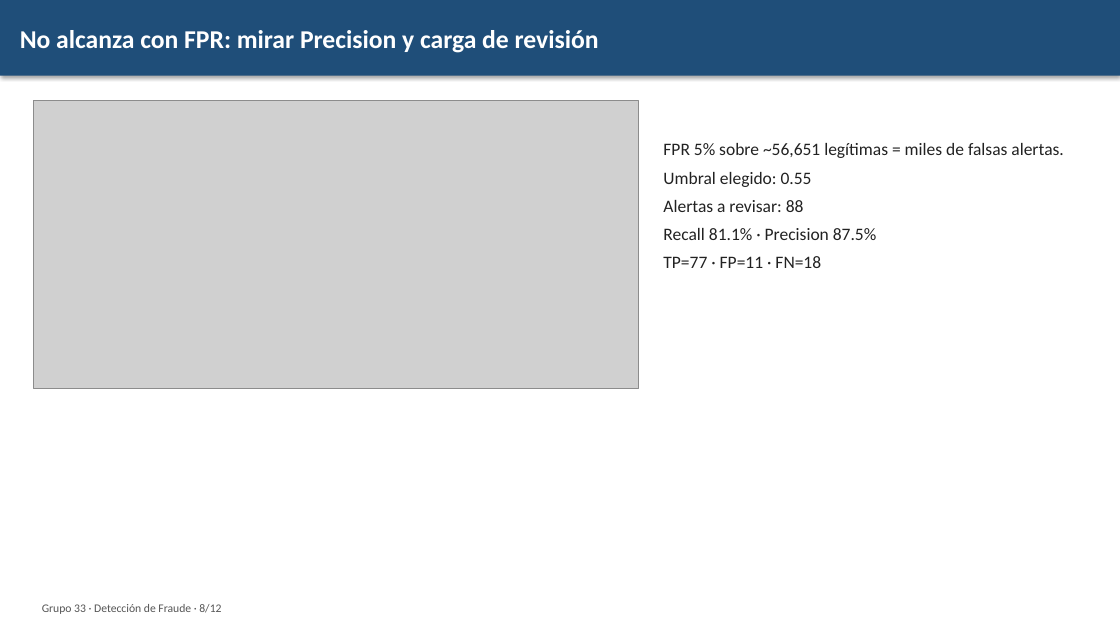
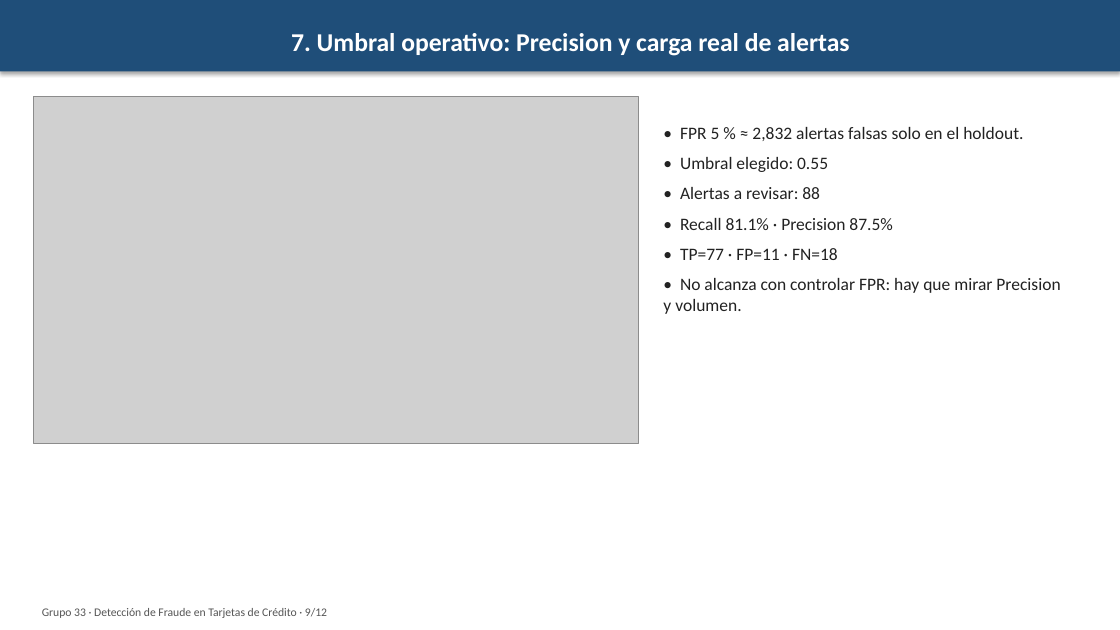
Before and after one commit to SolKidonakis/TP_Final_DataScience, a slide deck: slide 9 of reports/Presentacion_Final_Grupo33.pptx (slide 8 before the commit). Drawn at 1120x630 pixels with LibreOffice and Linux fonts; fonts in the diff are those of the drawing; grey boxes stand for pictures. Boxes give left, top, right and bottom in pixels: in the first picture for what was removed or moved away, otherwise in the second. Text is boxed around its words. In the diff, an @@ line names an element or a change of style, - is before the commit and + after.

```diff
--- a/reports/Presentacion_Final_Grupo33.pptx
+++ b/reports/Presentacion_Final_Grupo33.pptx
@@ rectangle "7. Umbral operativo: Precision y ...": place and size @@
-rectangle "7. Umbral operativo: Precision y ..." at <box>0,0,1120,76</box>
+rectangle "7. Umbral operativo: Precision y ..." at <box>0,0,1120,71</box>
@@ text in rectangle at <box>291,33,849,56</box>: text changed @@
-No alcanza con FPR: mirar Precision y carga de revisión
+7. Umbral operativo: Precision y carga real de alertas
@@ picture: place and size @@
-picture at <box>34,101,639,389</box>
+picture at <box>34,97,639,444</box>
@@ text at <box>663,127,1060,314</box>: text changed @@
-FPR 5% sobre ~56,651 legítimas = miles de falsas alertas.
-Umbral elegido: 0.55
-Alertas a revisar: 88
-Recall 81.1% · Precision 87.5%
-TP=77 · FP=11 · FN=18
+• FPR 5 % ≈ 2,832 alertas falsas solo en el holdout.
+• Umbral elegido: 0.55
+• Alertas a revisar: 88
+• Recall 81.1% · Precision 87.5%
+• TP=77 · FP=11 · FN=18
+• No alcanza con controlar FPR: hay que mirar Precision y volumen.
@@ text at <box>42,608,327,618</box>: text changed @@
-Grupo 33 · Detección de Fraude · 8/12
+Grupo 33 · Detección de Fraude en Tarjetas de Crédito · 9/12
```
Also in this commit, not shown: 8 other slides changed, 3 slides added, 3 slides removed, 17 other files.
